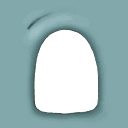
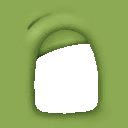
Revision of a layered 128 × 128 image; what changed, layer by layer:
hid group "White" (6 layers) over [0, 0, 128, 128]
hid "FitPokeZenigame_EyeLid.00" (1st of 3, in "White") over [0, 0, 128, 128]
showed group "Lime" (6 layers) over [0, 0, 128, 128]
